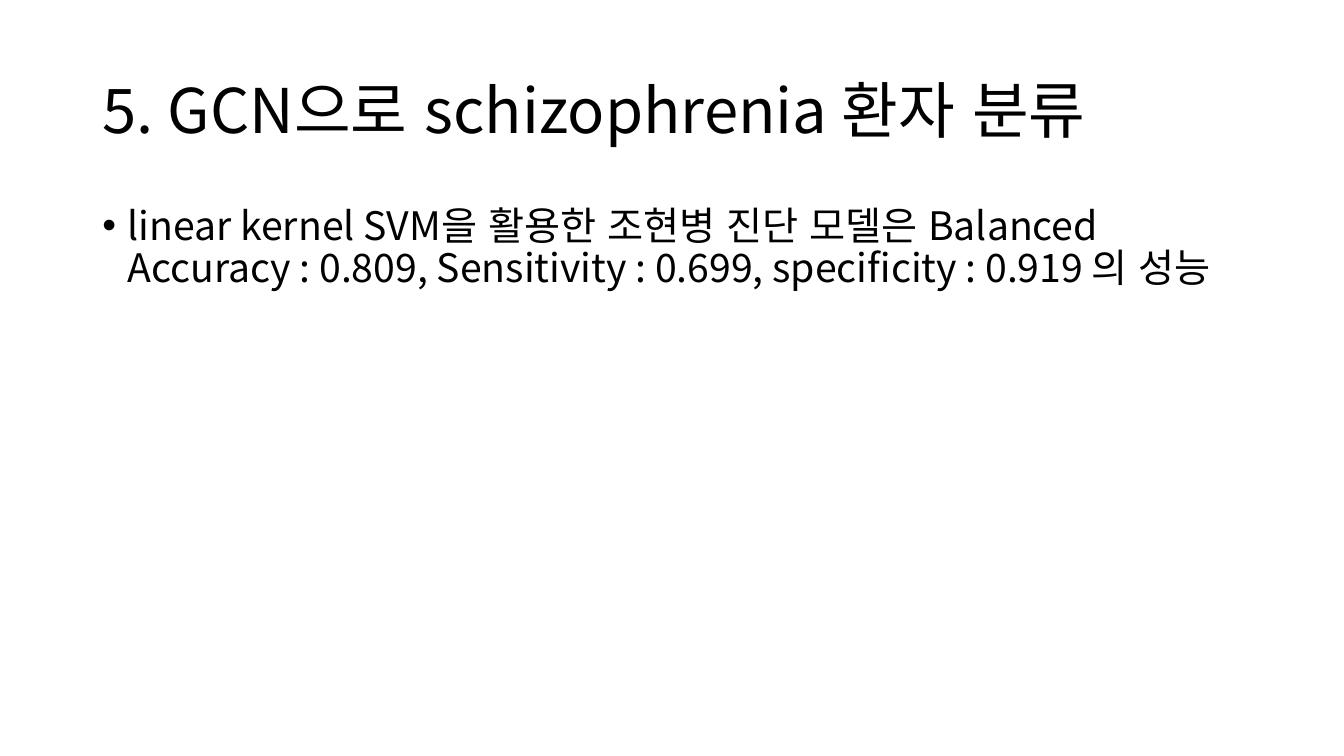
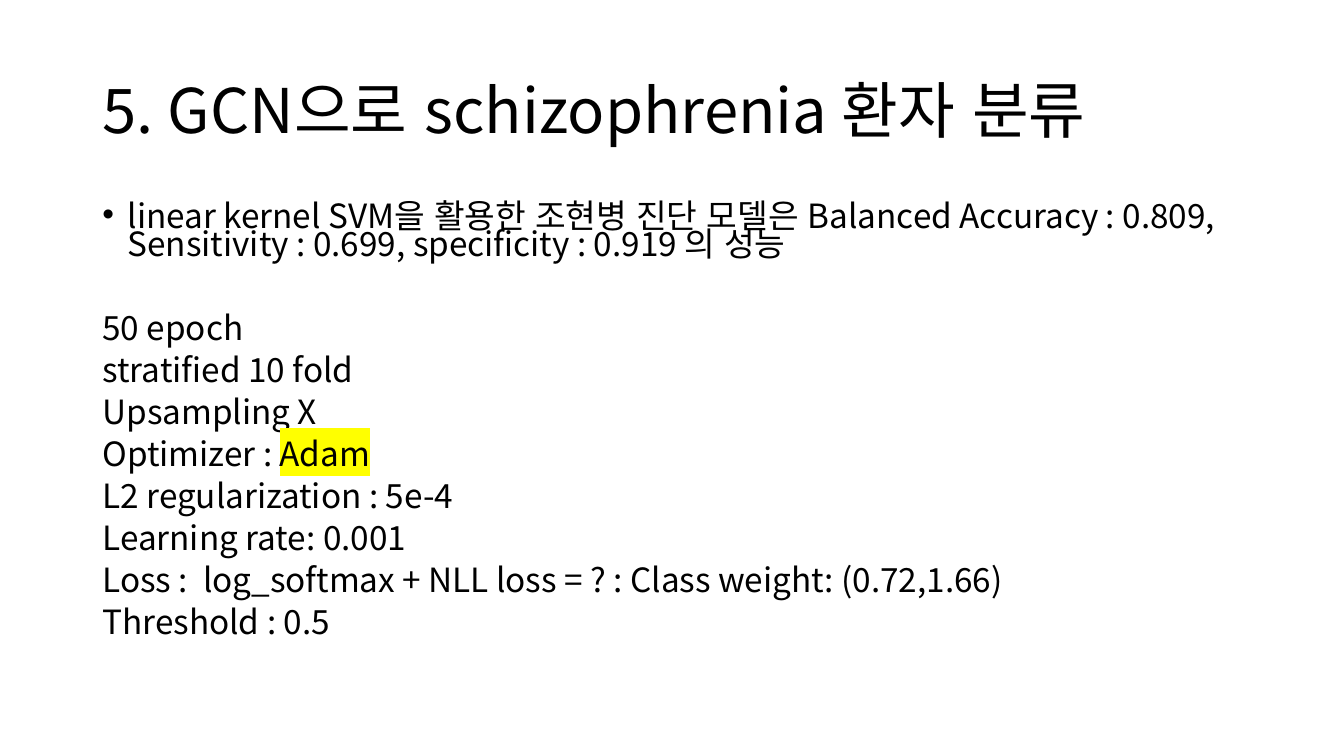
Before and after one commit to janett105/GNN_SCHZ, a slide deck: slide 9 of Presentation/초기 발표.pptx (slide 7 before the commit). Drawn at 1344x756 pixels with LibreOffice and Linux fonts; fonts in the diff are those of the drawing. Boxes give left, top, right and bottom in pixels: in the first picture for what was removed or moved away, otherwise in the second. Text is boxed around its words. In the diff, an @@ line names an element or a change of style, - is before the commit and + after.

```diff
--- a/Presentation/초기 발표.pptx
+++ b/Presentation/초기 발표.pptx
@@ text at bbox=[128, 200, 1215, 264]: size 28 to 23.8 pt in "linear kernel SVM을 활용한 조현병 진단 모델은 ..."; line spacing 0.9 to 0.7 @@
@@ text at bbox=[102, 313, 1002, 635]: paragraphs added @@
+50 epoch
+stratified 10 fold
+Upsampling X
+Optimizer : Adam
+L2 regularization : 5e-4
+Learning rate: 0.001
+Loss : log_softmax + NLL loss = ? : Class weight: (0.72,1.66)
+Threshold : 0.5
```
Also in this commit, not shown: 4 other slides changed, 4 slides added, 37 other files.
